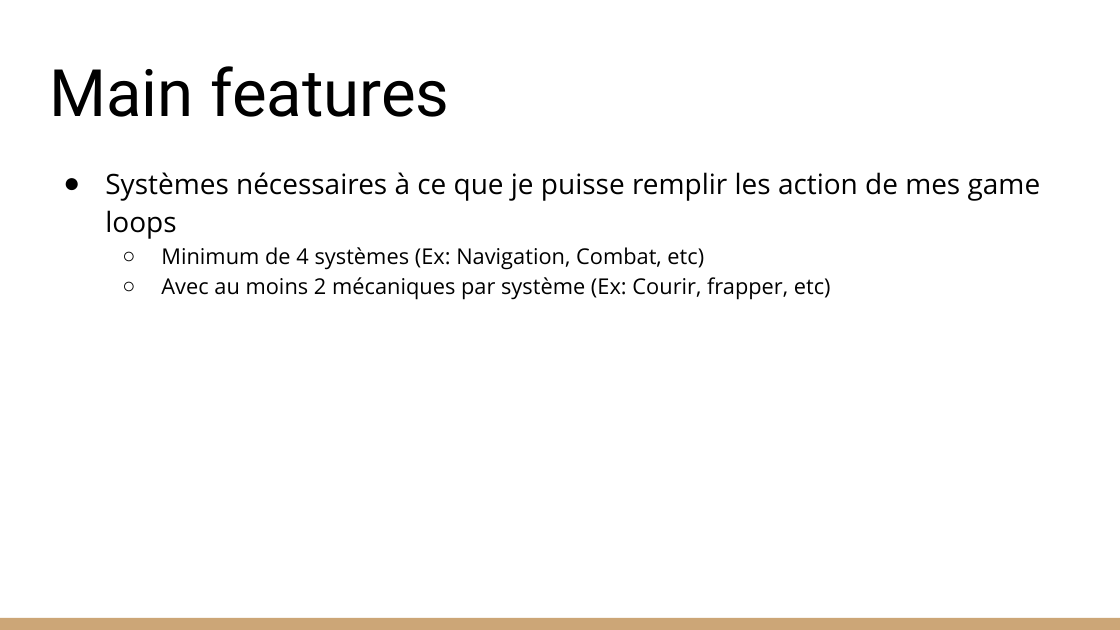
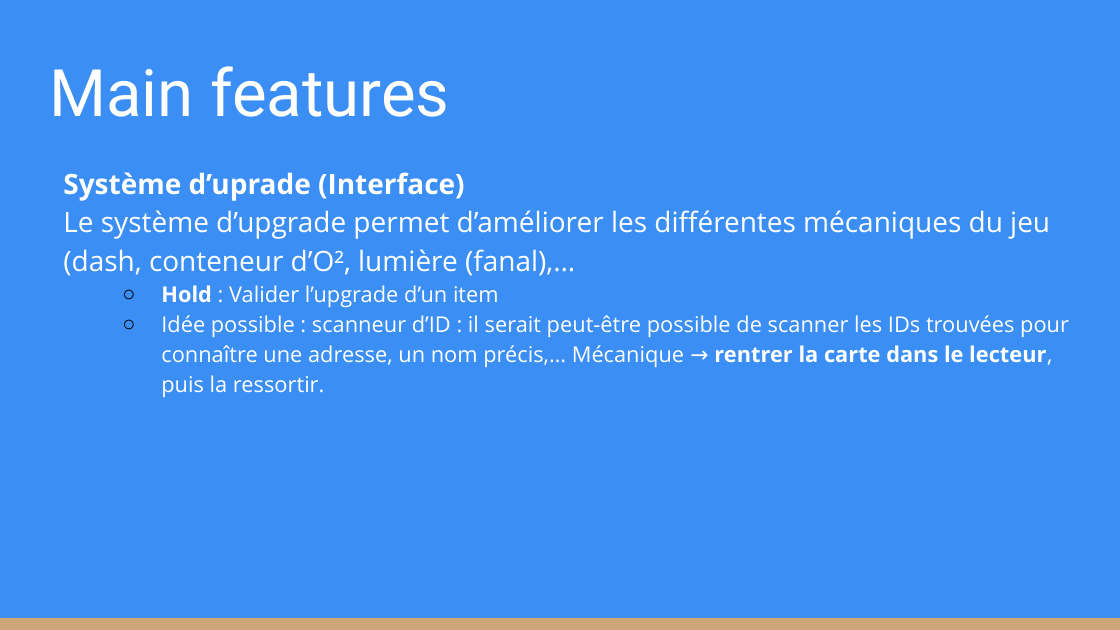
Before and after one commit to KevinBachelierBart/TPGeneraux, a slide deck: slide 11 of Bachelier_Kevin_SintaZaranie.pptx. Drawn at 1120x630 pixels with LibreOffice and Linux fonts; fonts in the diff are those of the drawing. Boxes give left, top, right and bottom in pixels: in the first picture for what was removed or moved away, otherwise in the second. Text is boxed around its words. In the diff, an @@ line names an element or a change of style, - is before the commit and + after.

```diff
--- a/Bachelier_Kevin_SintaZaranie.pptx
+++ b/Bachelier_Kevin_SintaZaranie.pptx
@@ background #FFFFFF to #3A8EF4 @@
@@ title "Main features" at (x1=49, y1=66, x2=449, y2=117): text colour #000000 to #FFFFFF @@
@@ text at (x1=63, y1=172, x2=1069, y2=397): text changed; text colour #000000 to #FFFFFF @@
-● Systèmes nécessaires à ce que je puisse remplir les action de mes game loops
-  ○ Minimum de 4 systèmes (Ex: Navigation, Combat, etc)
-  ○ Avec au moins 2 mécaniques par système (Ex: Courir, frapper, etc)
+Système d’uprade (Interface)
+Le système d’upgrade permet d’améliorer les différentes mécaniques du jeu (dash, conteneur d’O², lumière (fanal),…
+  ○ Hold : Valider l’upgrade d’un item
+  ○ Idée possible : scanneur d’ID : il serait peut-être possible de scanner les IDs trouvées pour connaître une adresse, un nom précis,… Mécanique → rentrer la carte dans le lecteur, puis la ressortir.
```
Also in this commit, not shown: 1 other slide changed, 1 slide added, 1 slide removed.
